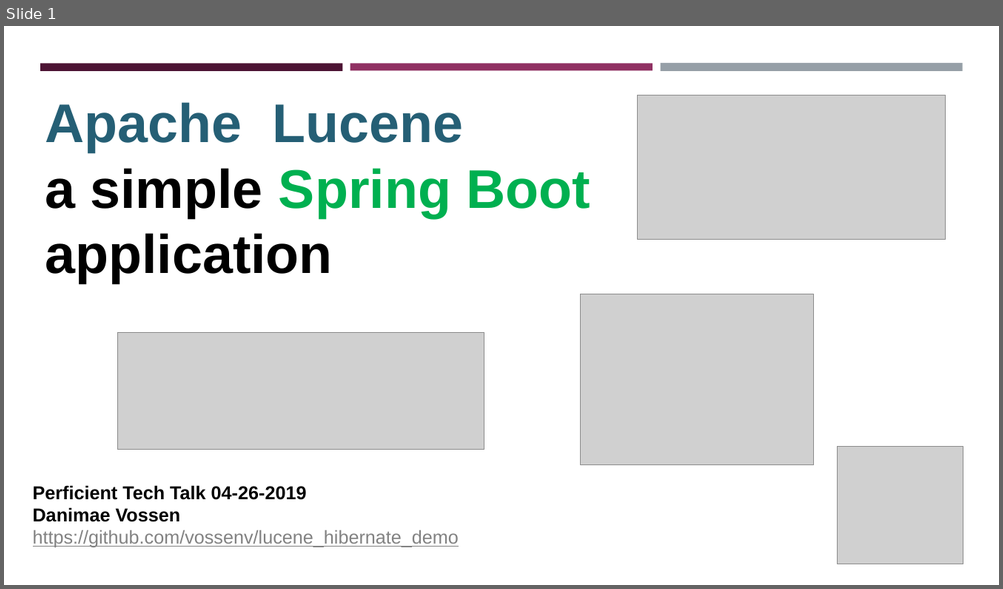
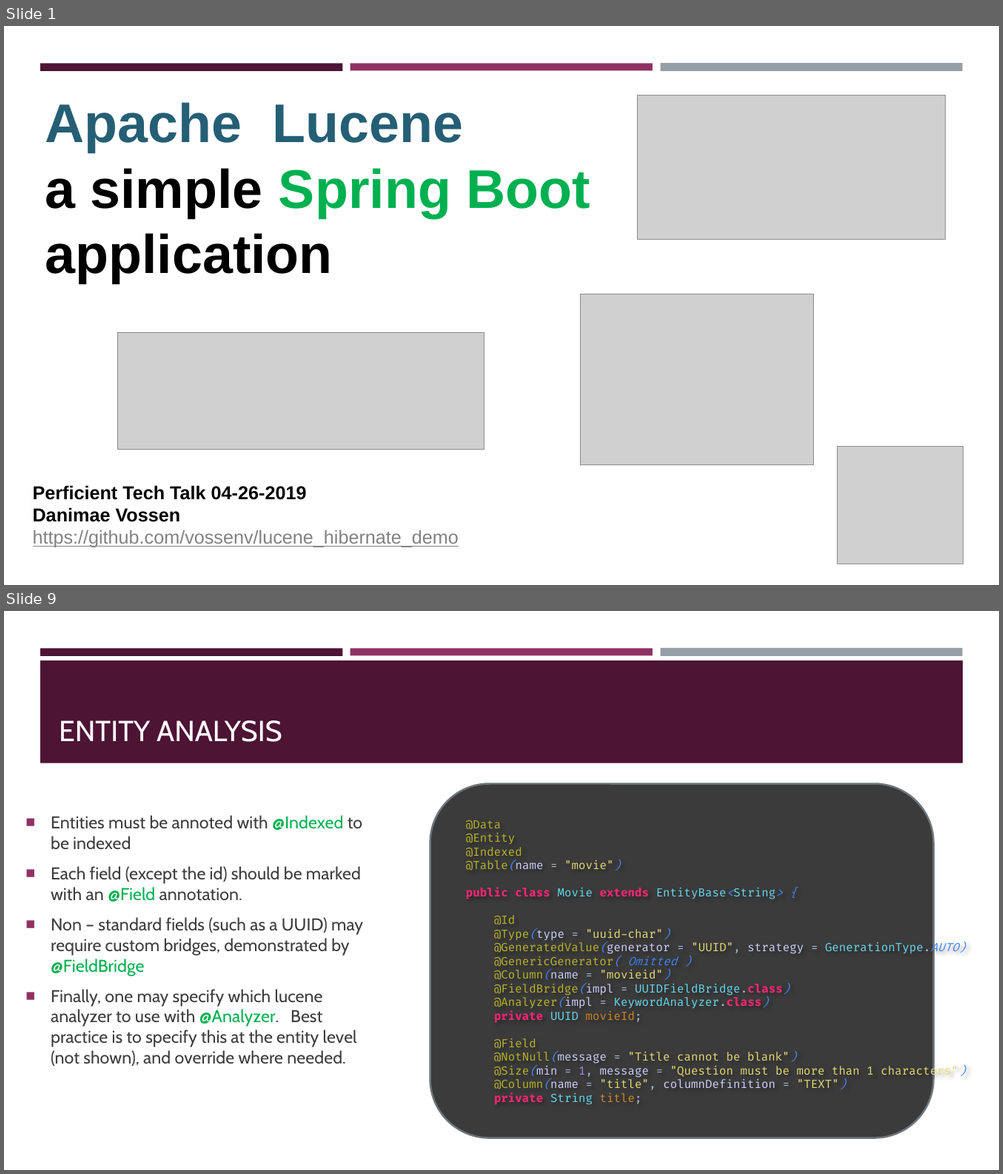
Before and after one commit to vossenv/lucene_hibernate_demo, a slide deck: lucenify.pptx. Shown one above the other, each under a label of ours: slide 1 before the commit, slides 1 and 9 after it; the slides between them are not shown. The pictures are 1003x589 and 1003x1174 pixels, drawn with LibreOffice and Linux fonts; fonts in the diff are those of the drawing; grey boxes stand for pictures. Boxes give left, top, right and bottom in pixels: in the first picture for what was removed or moved away, otherwise in the second. Text is boxed around its words. In the diff, an @@ line names an element or a change of style, - is before the commit and + after.

```diff
--- a/lucenify.pptx
+++ b/lucenify.pptx
@@ slide 9 added at (x1=4, y1=611, x2=999, y2=1170), background #FFFFFF; not listed: 3 template elements that a slide beside it also shows @@
@@ rectangle added at (x1=40, y1=661, x2=963, y2=763), fill #4D1434 @@
@@ title added at (x1=59, y1=721, x2=282, y2=742), 28 pt, text #FFFFFF @@
+ENTITY ANALYSIS
@@ rounded rectangle added at (x1=430, y1=784, x2=933, y2=1139), fill #3B3B3B, outline #6F767C 1.75 pt @@
@@ text added at (x1=51, y1=815, x2=363, y2=1066), 16.6 pt, text #3D3D3D @@
+■ Entities must be annoted with @Indexed to be indexed
+■ Each field (except the id) should be marked with an @Field annotation.
+■ Non – standard fields (such as a UUID) may require custom bridges, demonstrated by @FieldBridge
+■ Finally, one may specify which lucene analyzer to use with @Analyzer. Best practice is to specify this at the entity level (not shown), and override where needed.
@@ text added at (x1=466, y1=820, x2=965, y2=1105), 11 pt, text #BBB529 @@
+@Data
+@Entity
+@Indexed
+@Table(name = "movie")
+public class Movie extends EntityBase<String> {
+@Id
+@Type(type = "uuid-char")
+@GeneratedValue(generator = "UUID", strategy = GenerationType.AUTO)
+@GenericGenerator( Omitted )
+@Column(name = "movieid")
+@FieldBridge(impl = UUIDFieldBridge.class)
+@Analyzer(impl = KeywordAnalyzer.class)
+private UUID movieId;
+@Field
+@NotNull(message = "Title cannot be blank")
+@Size(min = 1, message = "Question must be more than 1 characters")
+@Column(name = "title", columnDefinition = "TEXT")
+private String title;
```
Also in this commit, not shown: 4 slides changed, 9 other slides added, 2 slides removed, 6 other files.
